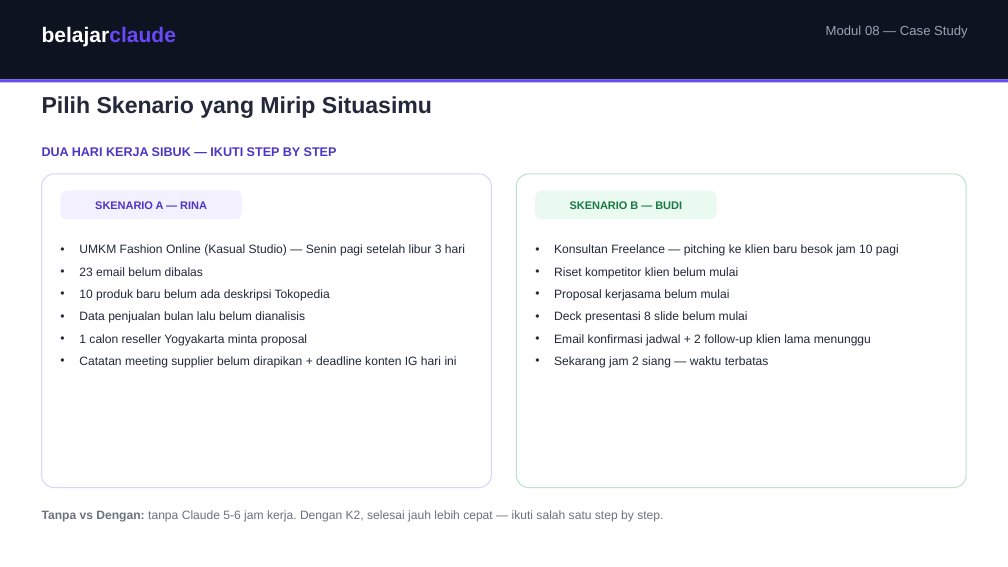
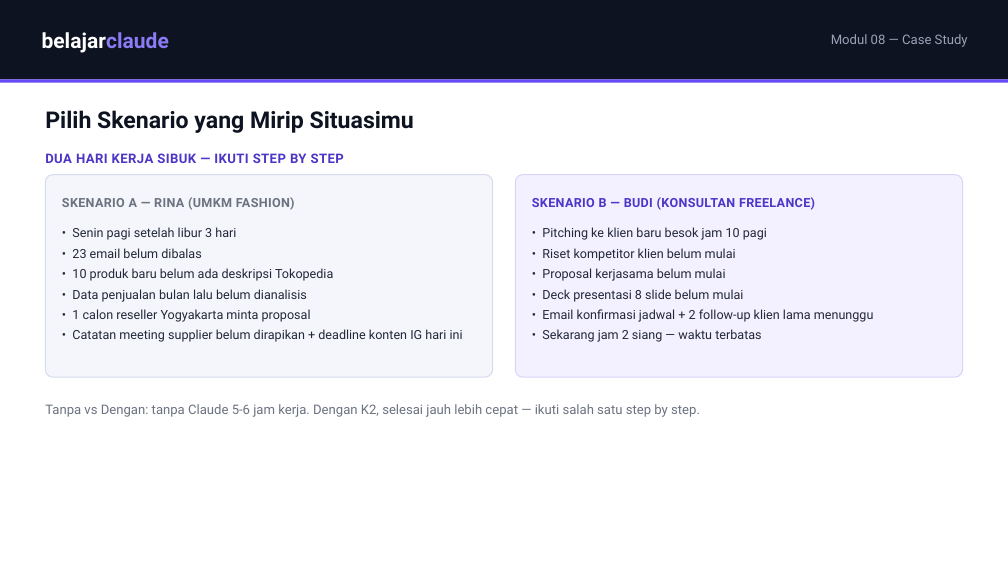
Before and after one commit to juliautomo/belajar-claude, a slide deck: slide 2 of K2-Produktivitas/M08-Case-Study/K2-M08-Case-Study.pptx. Drawn at 1008x567 pixels with LibreOffice and Linux fonts; fonts in the diff are those of the drawing. Boxes give left, top, right and bottom in pixels: in the first picture for what was removed or moved away, otherwise in the second. Text is boxed around its words. In the diff, an @@ line names an element or a change of style, - is before the commit and + after.

```diff
--- a/K2-Produktivitas/M08-Case-Study/K2-M08-Case-Study.pptx
+++ b/K2-Produktivitas/M08-Case-Study/K2-M08-Case-Study.pptx
@@ text "belajarclaude" at [42,32,169,53]: font Arial to Roboto; text colour #6849F6 to #8B7CF6 in "belajarclaude"; vertical alignment top to middle @@
@@ text "Modul 08 — Case Study": place and size @@
-text "Modul 08 — Case Study" at [826,25,967,38]
+text "Modul 08 — Case Study" at [831,34,968,47]
@@ text "Modul 08 — Case Study" at [831,34,968,47]: font Arial to Roboto; vertical alignment top to middle @@
@@ text "Pilih Skenario yang Mirip Situasimu": place and size @@
-text "Pilih Skenario yang Mirip Situasimu" at [42,96,432,118]
+text "Pilih Skenario yang Mirip Situasimu" at [45,110,414,133]
@@ text "Pilih Skenario yang Mirip Situasimu" at [45,110,414,133]: font Arial to Roboto, text colour #23283A to #0D1321; vertical alignment top to middle @@
@@ text "DUA HARI KERJA SIBUK — ..." at [45,153,344,163]: size 12 to 12.5 pt, font Arial to Roboto, letter spacing 0 to 0.4 pt; vertical alignment top to middle @@
@@ rounded rectangle: place and size @@
-rounded rectangle at [42,174,492,488]
+rounded rectangle at [45,175,493,377]
@@ rounded rectangle at [45,175,493,377]: fill #FFFFFF to #F4F6FB; outline #DCD3FB 1 pt to #D6DCEB 1 pt; proportions changed @@
@@ rounded rectangle: place and size @@
-rounded rectangle at [516,174,966,488]
+rounded rectangle at [516,175,963,377]
@@ rounded rectangle at [516,175,963,377]: fill #FFFFFF to #F3F0FF; outline #B8E6C9 1 pt to #DCD3FB 1 pt; proportions changed @@
@@ rounded rectangle removed at [60,191,242,219] @@
@@ text at [62,197,295,210]: text changed; size 10.5 to 12 pt; font Arial to Roboto; text colour #4B36C7 to #6B7280 @@
-SKENARIO A — RINA
+SKENARIO A — RINA (UMKM FASHION)
@@ text at [532,197,815,210]: text changed; size 10.5 to 12 pt; font Arial to Roboto; text colour #1A7A44 to #4B36C7 @@
-SKENARIO B — BUDI
+SKENARIO B — BUDI (KONSULTAN FREELANCE)
@@ rounded rectangle removed at [535,191,717,219] @@
@@ text at [72,227,463,342]: text changed; size 11.5 to 12 pt; font Arial to Roboto @@
-• UMKM Fashion Online (Kasual Studio) — Senin pagi setelah libur 3 hari
-• 23 email belum dibalas
-• 10 produk baru belum ada deskripsi Tokopedia
-• Data penjualan bulan lalu belum dianalisis
-• 1 calon reseller Yogyakarta minta proposal
-• Catatan meeting supplier belum dirapikan + deadline konten IG hari ini
+• Senin pagi setelah libur 3 hari
+• 23 email belum dibalas
+• 10 produk baru belum ada deskripsi Tokopedia
+• Data penjualan bulan lalu belum dianalisis
+• 1 calon reseller Yogyakarta minta proposal
+• Catatan meeting supplier belum dirapikan + deadline konten IG hari ini
@@ text at [542,227,874,342]: text changed; size 11.5 to 12 pt; font Arial to Roboto @@
-• Konsultan Freelance — pitching ke klien baru besok jam 10 pagi
-• Riset kompetitor klien belum mulai
-• Proposal kerjasama belum mulai
-• Deck presentasi 8 slide belum mulai
-• Email konfirmasi jadwal + 2 follow-up klien lama menunggu
-• Sekarang jam 2 siang — waktu terbatas
+• Pitching ke klien baru besok jam 10 pagi
+• Riset kompetitor klien belum mulai
+• Proposal kerjasama belum mulai
+• Deck presentasi 8 slide belum mulai
+• Email konfirmasi jadwal + 2 follow-up klien lama menunggu
+• Sekarang jam 2 siang — waktu terbatas
@@ text "Tanpa vs Dengan: tanpa Claude ...": place and size @@
-text "Tanpa vs Dengan: tanpa Claude ..." at [42,510,663,521]
+text "Tanpa vs Dengan: tanpa Claude ..." at [45,404,700,417]
@@ text "Tanpa vs Dengan: tanpa Claude ..." at [45,404,700,417]: size 11.5 to 12.5 pt, font Arial to Roboto; bold off in "Tanpa vs Dengan:"; line spacing 1.3 to 1.28 @@
```
Also in this commit, not shown: 4 other slides changed, 8 other files.
